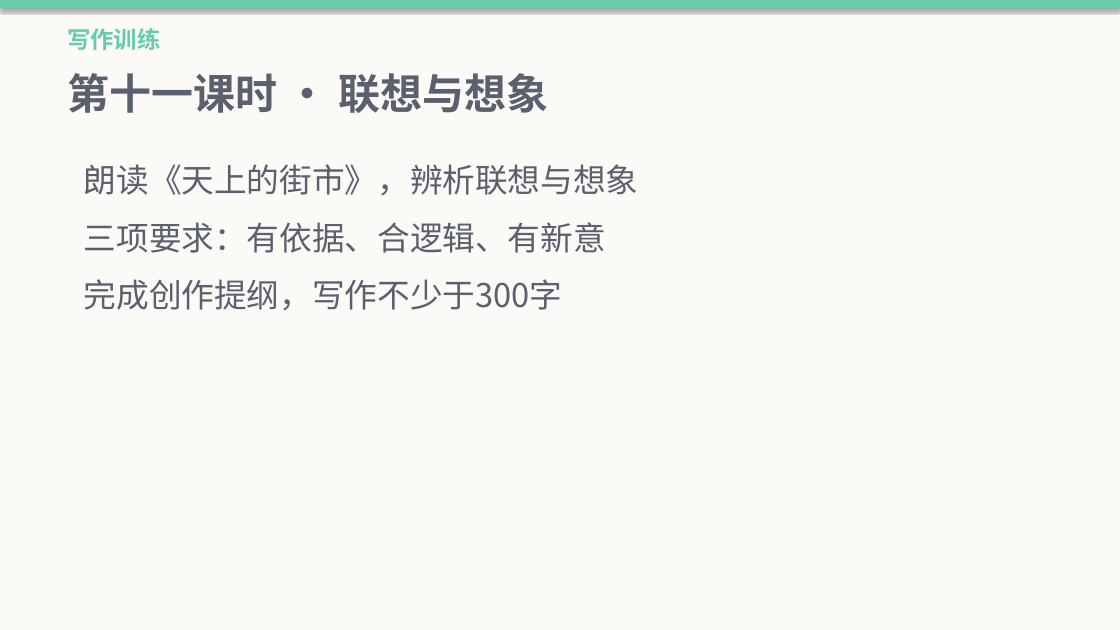
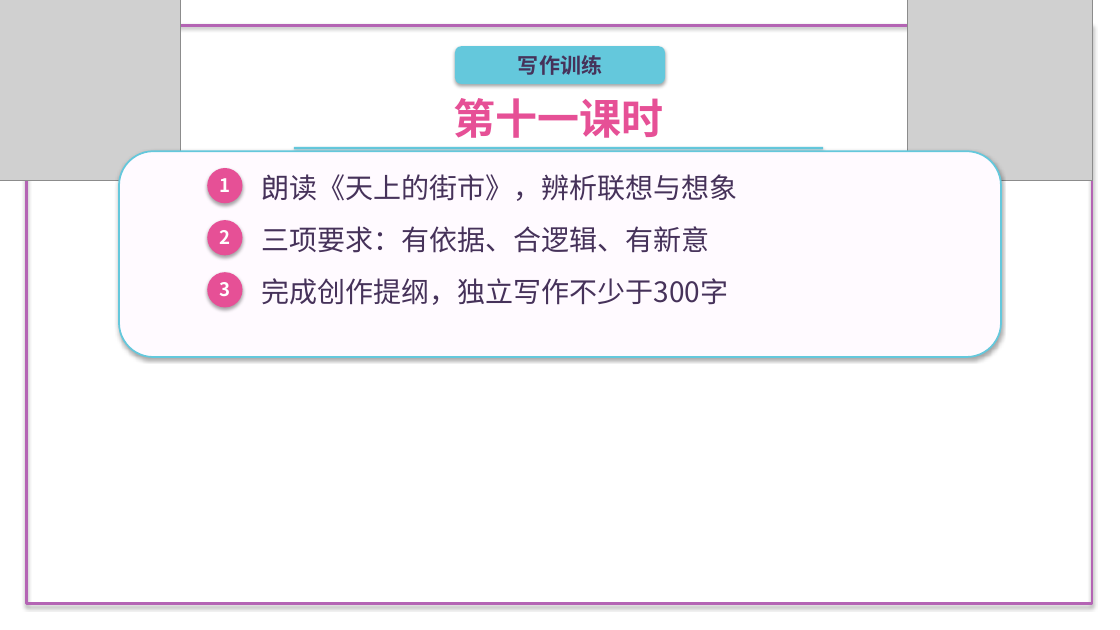
Before and after one commit to decemberlin54-del/declin, a slide deck: slide 4 of 第六单元PPT/第10-12课时 单元成果展示.pptx. Drawn at 1120x630 pixels with LibreOffice and Linux fonts; fonts in the diff are those of the drawing; grey boxes stand for pictures; background and template pictures are left out. Boxes give left, top, right and bottom in pixels: in the first picture for what was removed or moved away, otherwise in the second. Text is boxed around its words. In the diff, an @@ line names an element or a change of style, - is before the commit and + after.

```diff
--- a/第六单元PPT/第10-12课时 单元成果展示.pptx
+++ b/第六单元PPT/第10-12课时 单元成果展示.pptx
@@ rectangle removed at (0,0,1120,8) @@
@@ picture added at (0,0,181,181) @@
@@ rectangle: place and size @@
-rectangle at (0,0,1120,630)
+rectangle at (27,25,1092,604)
@@ rectangle at (27,25,1092,604): fill #FCFAF7 to none; outline none to #B464B4 2.5 pt @@
@@ picture added at (907,0,1092,181) @@
@@ text "写作训练": place and size @@
-text "写作训练" at (67,28,160,50)
+text "写作训练" at (518,55,602,75)
@@ text "写作训练" at (518,55,602,75): size 20 to 18 pt, text colour #66CDAA to #46325A; alignment left to centre; more space between paragraphs @@
@@ rounded rectangle added at (455,46,665,84), fill #64C8DC @@
@@ text at (454,98,664,138): text changed; text colour #5A606E to #E65096 @@
-第十一课时 · 联想与想象
+第十一课时
@@ rectangle added at (294,147,823,150), fill #64C8DC @@
@@ text removed at (84,164,639,311) @@
-朗读《天上的街市》，辨析联想与想象
-三项要求：有依据、合逻辑、有新意
-完成创作提纲，写作不少于300字
@@ rounded rectangle added at (119,151,1002,357), fill #FFFAFF, outline #64C8DC 1.5 pt @@
@@ ellipse added at (208,168,243,203), fill #E65096 @@
@@ text added at (219,178,230,192), 16 pt, text #FFFFFF, bold @@
+1
@@ text added at (262,174,738,201), 24 pt, text #46325A @@
+朗读《天上的街市》，辨析联想与想象
@@ ellipse added at (208,220,243,255), fill #E65096 @@
@@ text added at (219,230,230,244), 16 pt, text #FFFFFF, bold @@
+2
@@ text added at (262,226,710,253), 24 pt, text #46325A @@
+三项要求：有依据、合逻辑、有新意
@@ ellipse added at (208,272,243,308), fill #E65096 @@
@@ text added at (219,282,230,296), 16 pt, text #FFFFFF, bold @@
+3
@@ text added at (262,278,729,305), 24 pt, text #46325A @@
+完成创作提纲，独立写作不少于300字
```
Also in this commit, not shown: 8 other slides changed, 18 other files.
